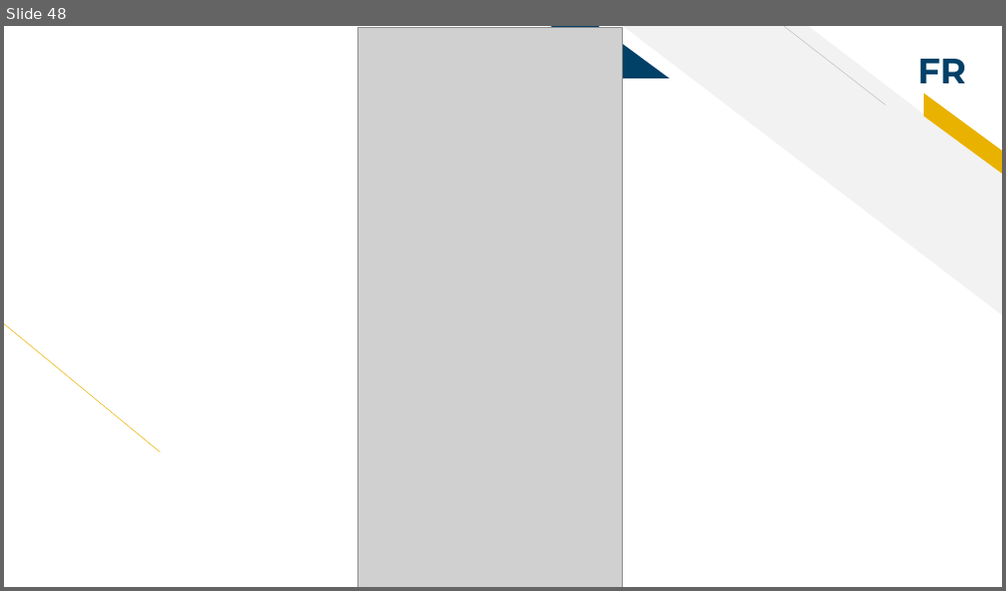
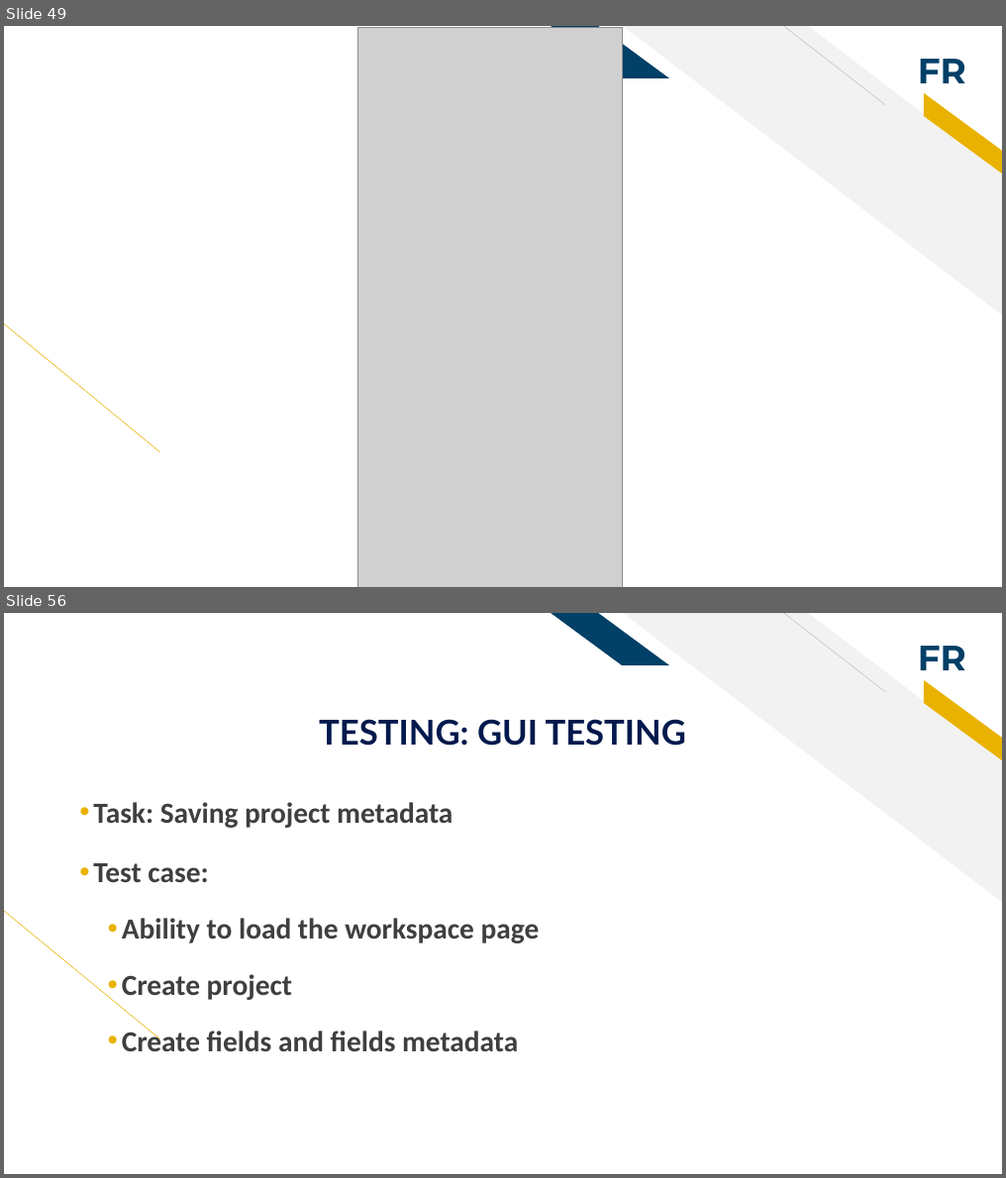
Before and after one commit to WanguiK/synthetica, a slide deck: Deck.pptx. Shown one above the other, each under a label of ours: slide 48 before the commit, slides 49 and 56 after it; the slides between them are not shown. The pictures are 1006x591 and 1006x1178 pixels, drawn with LibreOffice and Linux fonts; fonts in the diff are those of the drawing; grey boxes stand for pictures. Boxes give left, top, right and bottom in pixels: in the first picture for what was removed or moved away, otherwise in the second. Text is boxed around its words. In the diff, an @@ line names an element or a change of style, - is before the commit and + after.

```diff
--- a/Deck.pptx
+++ b/Deck.pptx
@@ slide 56 added at box(4, 613, 1002, 1174), background #FFFFFF; not listed: 6 template elements that a slide beside it also shows @@
@@ title added at box(319, 719, 687, 746), 33 pt, text #00194C, bold @@
+TESTING: GUI TESTING
@@ text added at box(93, 802, 540, 1052), 28 pt, text #3F3F3F, bold @@
+• Task: Saving project metadata
+• Test case:
+  • Ability to load the workspace page
+  • Create project
+  • Create fields and fields metadata
@@ what was slide 48 is now slide 49 @@
```
Also in this commit, not shown: 2 slides changed, 28 other slides added, 8 other files.
